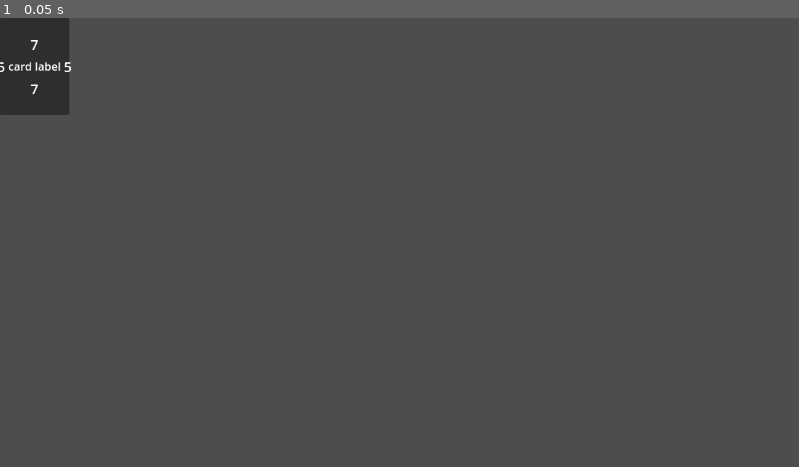
Above: before the commit, frame 1.
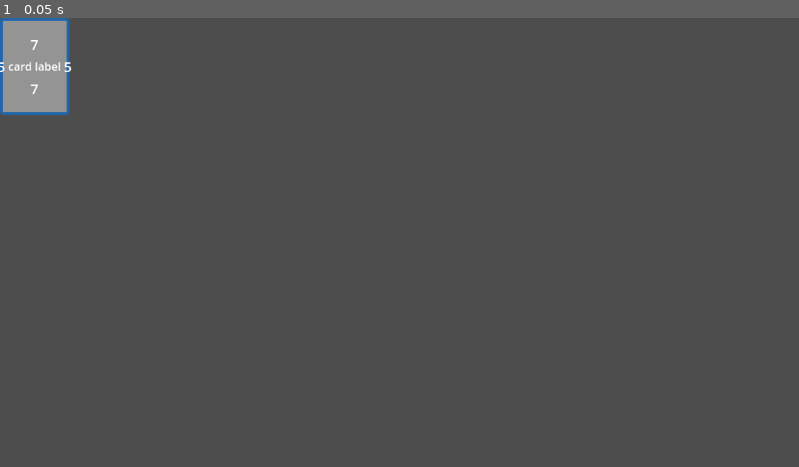
Above: after the commit, the same moment.

Repository: leslieharding/Mnemosyne
Game: Godot game, scene res://Scenes/CardDisplay.tscn
Same seed, same stepped clock (60 frames per second), same inputs: the game is played once before the commit and once after it. The project has no main scene, so this scene is started directly.
Inputs:
- Up to frame 1 (0.05 s): no input

The runs differ from the first frame. In frame 1, 1.9% of the frame differs, in the area x 0-9%, y 0-22%.

Commit message:
Update CardDisplay.tscn

Diff:
--- a/Scenes/CardDisplay.tscn
+++ b/Scenes/CardDisplay.tscn
@@ -1,4 +1,16 @@
-[gd_scene format=3 uid="uid://dqm5ij71lj0bi"]
+[gd_scene load_steps=2 format=3 uid="uid://dqm5ij71lj0bi"]
+
+[sub_resource type="StyleBoxFlat" id="StyleBoxFlat_048ni"]
+bg_color = Color(0.581033, 0.581033, 0.581033, 1)
+border_width_left = 4
+border_width_top = 4
+border_width_right = 4
+border_width_bottom = 4
+border_color = Color(0.133333, 0.4, 0.666667, 1)
+corner_radius_top_left = 4
+corner_radius_top_right = 4
+corner_radius_bottom_right = 4
+corner_radius_bottom_left = 4
 
 [node name="CardDisplay" type="Node2D"]
 
@@ -6,6 +18,7 @@
 custom_minimum_size = Vector2(100, 140)
 offset_right = 40.0
 offset_bottom = 40.0
+theme_override_styles/panel = SubResource("StyleBoxFlat_048ni")
 
 [node name="MarginContainer" type="MarginContainer" parent="Panel"]
 layout_mode = 1
